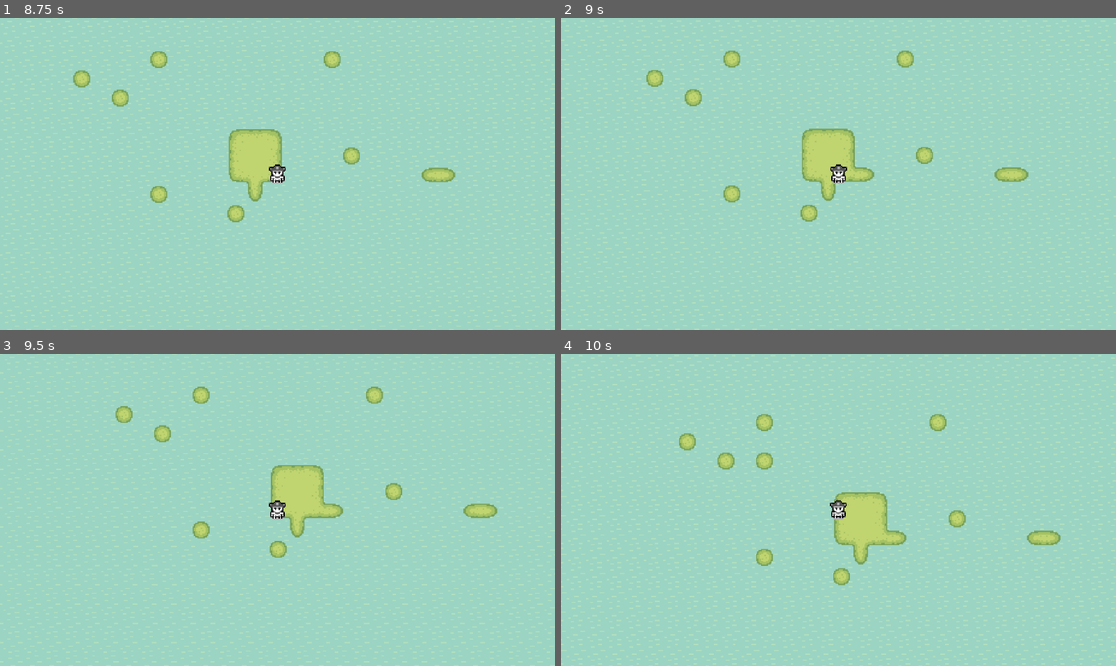
Above: before the commit, frames 1-4 (two rows, left to right).
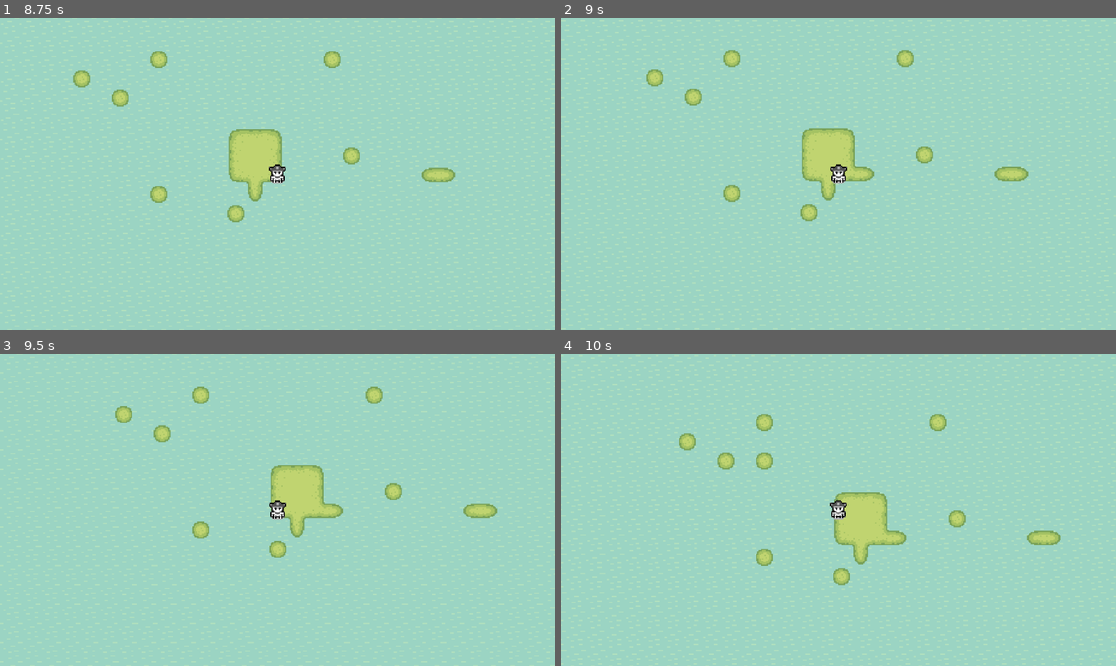
Above: after the commit, the same moments.

Repository: Kirpyu/Catsaway
Game: Godot game, scene res://GameScene/test_scene.tscn
The game is run twice, just before and just after one commit, with the same random seed, the same clock (stepped at 60 frames per second) and the same inputs. The project has no main scene, so this scene is started directly.
Inputs (mouse positions are in pixels of both pictures, inside the frame that each line leads up to):
- Up to frame 1 (8.75 s): tap Enter at 0.5, 2, 3.5 s; move the mouse to (249, 236) at 0.52 s; hold W (up) 0.53-2.03 s; click (249, 236) at 0.6 s; tap Space at 1.25, 2.75, 6.5 s; move the mouse to (444, 220) at 1.27 s; click (444, 220) at 1.35 s; move the mouse to (111, 127) at 2.02 s; hold A (left) 2.03-3.53 s; click (111, 127) at 2.1 s; move the mouse to (305, 174) at 2.77 s; click (305, 174) at 2.85 s; move the mouse to (194, 96) at 3.52 s; hold S (down) 3.53-4.28 s; click (194, 96) at 3.6 s; move the mouse to (399, 158) at 4.27 s; hold D (right) 4.28-5.03 s; click (399, 158) at 4.35 s; move the mouse to (166, 189) at 5.02 s; hold W (up) 5.03-5.78 s; click (166, 189) at 5.1 s; move the mouse to (333, 105) at 5.77 s; hold D (right) 5.78-8.03 s; click (333, 105) at 5.85 s; move the mouse to (249, 236) at 6.52 s; click (249, 236) at 6.6 s; move the mouse to (444, 220) at 7.27 s; click (444, 220) at 7.35 s; move the mouse to (111, 127) at 8.02 s; hold S (down) from 8.03 s (still down); click (111, 127) at 8.1 s
- Up to frame 2 (9 s): move the mouse to (866, 174) at 8.77 s; release S (down) at 8.78 s; hold A (left) from 8.78 s (still down); click (866, 174) at 8.85 s
- Up to frame 3 (9.5 s): keep holding A (left)
- Up to frame 4 (10 s): move the mouse to (755, 432) at 9.52 s; release A (left) at 9.53 s; hold W (up) from 9.53 s (still down); click (755, 432) at 9.6 s

Frame 1 is identical in both runs. In frame 2, 0.3% of the frame differs, in the area x 15-85%, y 10-66%; in frame 3, 0.2%; in frame 4, nothing differs.

Commit message:
added shapes

Diff:
--- a/catsaway/GameScene/my_goated_furry_artist.tscn
+++ /dev/null
@@ -1,3 +0,0 @@
-[gd_scene format=3 uid="uid://fq8b2mbjlom0"]
-
-[node name="MyGoatedFurryArtist" type="Node2D"]
--- a/catsaway/GameScene/test_scene.tscn
+++ b/catsaway/GameScene/test_scene.tscn
@@ -51,11 +51,15 @@
 4:0/0 = 0
 4:0/0/terrain_set = 0
 4:0/0/terrain = 0
+4:0/0/physics_layer_0/polygon_0/points = PackedVector2Array(-8, -8, -8, 8, -6, 8, -6, -6, 8, -6, 8, -8)
+4:0/0/physics_layer_0/polygon_1/points = PackedVector2Array(6, 6, 6, 8, 8, 8, 8, 6)
 4:0/0/terrains_peering_bit/right_side = 0
 4:0/0/terrains_peering_bit/bottom_side = 0
 5:0/0 = 0
 5:0/0/terrain_set = 0
 5:0/0/terrain = 0
+5:0/0/physics_layer_0/polygon_0/points = PackedVector2Array(-8, -8, -8, -6, 8, -6, 8, -8)
+5:0/0/physics_layer_0/polygon_1/points = PackedVector2Array(6, 6, 6, 8, 8, 8, 8, 6)
 5:0/0/terrains_peering_bit/right_side = 0
 5:0/0/terrains_peering_bit/bottom_side = 0
 5:0/0/terrains_peering_bit/bottom_left_corner = 0
@@ -63,6 +67,8 @@
 6:0/0 = 0
 6:0/0/terrain_set = 0
 6:0/0/terrain = 0
+6:0/0/physics_layer_0/polygon_0/points = PackedVector2Array(-8, -8, -8, -6, 8, -6, 8, -8)
+6:0/0/physics_layer_0/polygon_1/points = PackedVector2Array(-8, 6, -8, 8, -6, 8, -6, 6)
 6:0/0/terrains_peering_bit/right_side = 0
 6:0/0/terrains_peering_bit/bottom_right_corner = 0
 6:0/0/terrains_peering_bit/bottom_side = 0
@@ -70,17 +76,23 @@
 7:0/0 = 0
 7:0/0/terrain_set = 0
 7:0/0/terrain = 0
+7:0/0/physics_layer_0/polygon_0/points = PackedVector2Array(-8, -8, -8, -6, 6, -6, 6, 8, 8, 8, 8, -8)
 7:0/0/terrains_peering_bit/bottom_side = 0
 7:0/0/terrains_peering_bit/left_side = 0
 8:0/0 = 0
 8:0/0/terrain_set = 0
 8:0/0/terrain = 0
+8:0/0/physics_layer_0/polygon_0/points = PackedVector2Array(-8, 6, -8, 8, -6, 8, -6, 6)
+8:0/0/physics_layer_0/polygon_1/points = PackedVector2Array(6, 6, 6, 8, 8, 8, 8, 6)
+8:0/0/physics_layer_0/polygon_2/points = PackedVector2Array(-8, -8, -8, -6, 8, -6, 8, -8)
 8:0/0/terrains_peering_bit/right_side = 0
 8:0/0/terrains_peering_bit/bottom_side = 0
 8:0/0/terrains_peering_bit/left_side = 0
 9:0/0 = 0
 9:0/0/terrain_set = 0
 9:0/0/terrain = 0
+9:0/0/physics_layer_0/polygon_0/points = PackedVector2Array(-8, -8, -8, -6, -6, -6, -6, -8)
+9:0/0/physics_layer_0/polygon_1/points = PackedVector2Array(6, 6, 6, 8, 8, 8, 8, 6, 7, 6)
 9:0/0/terrains_peering_bit/right_side = 0
 9:0/0/terrains_peering_bit/bottom_side = 0
 9:0/0/terrains_peering_bit/bottom_left_corner = 0
@@ -126,6 +138,8 @@
 4:1/0 = 0
 4:1/0/terrain_set = 0
 4:1/0/terrain = 0
+4:1/0/physics_layer_0/polygon_0/points = PackedVector2Array(-8, -8, -8, 8, -6, 8, -6, -8)
+4:1/0/physics_layer_0/polygon_1/points = PackedVector2Array(6, 6, 6, 8, 8, 8, 8, 6)
 4:1/0/terrains_peering_bit/right_side = 0
 4:1/0/terrains_peering_bit/bottom_side = 0
 4:1/0/terrains_peering_bit/top_side = 0
@@ -133,6 +147,7 @@
 5:1/0 = 0
 5:1/0/terrain_set = 0
 5:1/0/terrain = 0
+5:1/0/physics_layer_0/polygon_0/points = PackedVector2Array(6, 6, 6, 8, 8, 8, 8, 6)
 5:1/0/terrains_peering_bit/right_side = 0
 5:1/0/terrains_peering_bit/bottom_side = 0
 5:1/0/terrains_peering_bit/bottom_left_corner = 0
@@ -143,6 +158,7 @@
 6:1/0 = 0
 6:1/0/terrain_set = 0
 6:1/0/terrain = 0
+6:1/0/physics_layer_0/polygon_0/points = PackedVector2Array(-8, 6, -8, 8, -6, 8, -6, 6)
 6:1/0/terrains_peering_bit/right_side = 0
 6:1/0/terrains_peering_bit/bottom_right_corner = 0
 6:1/0/terrains_peering_bit/bottom_side = 0
@@ -153,6 +169,7 @@
 7:1/0 = 0
 7:1/0/terrain_set = 0
 7:1/0/terrain = 0
+7:1/0/physics_layer_0/polygon_0/points = PackedVector2Array(6, -8, 6, 8, 8, 8, 8, -8)
 7:1/0/terrains_peering_bit/bottom_side = 0
 7:1/0/terrains_peering_bit/left_side = 0
 7:1/0/terrains_peering_bit/top_left_corner = 0
@@ -160,6 +177,8 @@
 8:1/0 = 0
 8:1/0/terrain_set = 0
 8:1/0/terrain = 0
+8:1/0/physics_layer_0/polygon_0/points = PackedVector2Array(-8, 6, -8, 8, -6, 8, -6, 6)
+8:1/0/physics_layer_0/polygon_1/points = PackedVector2Array(6, 6, 6, 8, 8, 8, 8, 6)
 8:1/0/terrains_peering_bit/right_side = 0
 8:1/0/terrains_peering_bit/bottom_side = 0
 8:1/0/terrains_peering_bit/left_side = 0
@@ -169,6 +188,8 @@
 9:1/0 = 0
 9:1/0/terrain_set = 0
 9:1/0/terrain = 0
+9:1/0/physics_layer_0/polygon_0/points = PackedVector2Array(6, -8, 6, -6, 8, -6, 8, -8)
+9:1/0/physics_layer_0/polygon_1/points = PackedVector2Array(-8, 6, -8, 8, -6, 8, -6, 6)
 9:1/0/terrains_peering_bit/right_side = 0
 9:1/0/terrains_peering_bit/bottom_right_corner = 0
 9:1/0/terrains_peering_bit/bottom_side = 0
@@ -206,6 +227,8 @@
 4:2/0 = 0
 4:2/0/terrain_set = 0
 4:2/0/terrain = 0
+4:2/0/physics_layer_0/polygon_0/points = PackedVector2Array(-8, -8, -8, 8, -6, 8, -6, -8)
+4:2/0/physics_layer_0/polygon_1/points = PackedVector2Array(6, -8, 6, -6, 8, -6, 8, -8)
 4:2/0/terrains_peering_bit/right_side = 0
 4:2/0/terrains_peering_bit/bottom_right_corner = 0
 4:2/0/terrains_peering_bit/bottom_side = 0
@@ -213,6 +236,7 @@
 5:2/0 = 0
 5:2/0/terrain_set = 0
 5:2/0/terrain = 0
+5:2/0/physics_layer_0/polygon_0/points = PackedVector2Array(6, -8, 6, -7, 6, -6, 8, -6, 8, -8)
 5:2/0/terrains_peering_bit/right_side = 0
 5:2/0/terrains_peering_bit/bottom_right_corner = 0
 5:2/0/terrains_peering_bit/bottom_side = 0
@@ -223,6 +247,7 @@
 6:2/0 = 0
 6:2/0/terrain_set = 0
 6:2/0/terrain = 0
+6:2/0/physics_layer_0/polygon_0/points = PackedVector2Array(-8, -8, -8, -6, -6, -6, -6, -8)
 6:2/0/terrains_peering_bit/right_side = 0
 6:2/0/terrains_peering_bit/bottom_right_corner = 0
 6:2/0/terrains_peering_bit/bottom_side = 0
@@ -233,6 +258,7 @@
 7:2/0 = 0
 7:2/0/terrain_set = 0
 7:2/0/terrain = 0
+7:2/0/physics_layer_0/polygon_0/points = PackedVector2Array(6, -8, 6, 8, 8, 8, 8, -8)
 7:2/0/terrains_peering_bit/bottom_side = 0
 7:2/0/terrains_peering_bit/bottom_left_corner = 0
 7:2/0/terrains_peering_bit/left_side = 0
@@ -240,6 +266,8 @@
 8:2/0 = 0
 8:2/0/terrain_set = 0
 8:2/0/terrain = 0
+8:2/0/physics_layer_0/polygon_0/points = PackedVector2Array(-8, -8, -8, -6, -6, -6, -6, -8)
+8:2/0/physics_layer_0/polygon_1/points = PackedVector2Array(6, -8, 6, -6, 8, -6, 8, -8)
 8:2/0/terrains_peering_bit/right_side = 0
 8:2/0/terrains_peering_bit/bottom_right_corner = 0
 8:2/0/terrains_peering_bit/bottom_side = 0
@@ -249,6 +277,9 @@
 9:2/0 = 0
 9:2/0/terrain_set = 0
 9:2/0/terrain = 0
+9:2/0/physics_layer_0/polygon_0/points = PackedVector2Array(-8, -8, -8, -6, -6, -6, -6, -8)
+9:2/0/physics_layer_0/polygon_1/points = PackedVector2Array(6, -8, 6, -6, 8, -6, 8, -8)
+9:2/0/physics_layer_0/polygon_2/points = PackedVector2Array(-8, 6, -8, 8, -6, 8, -6, 6)
 9:2/0/terrains_peering_bit/right_side = 0
 9:2/0/terrains_peering_bit/bottom_right_corner = 0
 9:2/0/terrains_peering_bit/bottom_side = 0
@@ -257,6 +288,9 @@
 10:2/0 = 0
 10:2/0/terrain_set = 0
 10:2/0/terrain = 0
+10:2/0/physics_layer_0/polygon_0/points = PackedVector2Array(-8, -8, -8, -6, -6, -6, -6, -8)
+10:2/0/physics_layer_0/polygon_1/points = PackedVector2Array(6, -8, 6, -6, 8, -6, 8, -8)
+10:2/0/physics_layer_0/polygon_2/points = PackedVector2Array(6, 6, 6, 8, 8, 8, 8, 6)
 10:2/0/terrains_peering_bit/right_side = 0
 10:2/0/terrains_peering_bit/bottom_side = 0
 10:2/0/terrains_peering_bit/bottom_left_corner = 0
@@ -277,7 +311,7 @@
 2:3/0 = 0
 2:3/0/terrain_set = 0
 2:3/0/terrain = 0
-2:3/0/physics_layer_0/polygon_0/points = PackedVector2Array(-8, -6, -8, -8, 8, -8, 8, 8, -8, 8, -8, 6.3125, 5.375, 5.4375, 5.5, -4.875)
+2:3/0/physics_layer_0/polygon_0/points = PackedVector2Array(-8, -8, 8, -8, 8, 8, -8, 8, -8, 6, 6, 6, 6, -6, -8, -6)
 2:3/0/terrains_peering_bit/left_side = 0
 3:3/0 = 0
 3:3/0/terrain_set = 0
@@ -287,11 +321,15 @@
 4:3/0 = 0
 4:3/0/terrain_set = 0
 4:3/0/terrain = 0
+4:3/0/physics_layer_0/polygon_0/points = PackedVector2Array(-8, -8, -8, 8, 8, 8, 8, 6, -6, 6, -6, -8)
+4:3/0/physics_layer_0/polygon_1/points = PackedVector2Array(6, -8, 6, -6, 8, -6, 8, -8)
 4:3/0/terrains_peering_bit/right_side = 0
 4:3/0/terrains_peering_bit/top_side = 0
 5:3/0 = 0
 5:3/0/terrain_set = 0
 5:3/0/terrain = 0
+5:3/0/physics_layer_0/polygon_0/points = PackedVector2Array(-8, 6, -8, 8, 8, 8, 8, 6)
+5:3/0/physics_layer_0/polygon_1/points = PackedVector2Array(6, -8, 6, -6, 8, -6, 8, -8)
 5:3/0/terrains_peering_bit/right_side = 0
 5:3/0/terrains_peering_bit/left_side = 0
 5:3/0/terrains_peering_bit/top_left_corner = 0
@@ -299,6 +337,8 @@
 6:3/0 = 0
 6:3/0/terrain_set = 0
 6:3/0/terrain = 0
+6:3/0/physics_layer_0/polygon_0/points = PackedVector2Array(-8, 6, -8, 8, 8, 8, 8, 6)
+6:3/0/physics_layer_0/polygon_1/points = PackedVector2Array(-8, -8, -8, -6, -6, -6, -6, -8)
 6:3/0/terrains_peering_bit/right_side = 0
 6:3/0/terrains_peering_bit/left_side = 0
 6:3/0/terrains_peering_bit/top_side = 0
@@ -306,17 +346,24 @@
 7:3/0 = 0
 7:3/0/terrain_set = 0
 7:3/0/terrain = 0
+7:3/0/physics_layer_0/polygon_0/points = PackedVector2Array(-8, 8, 8, 8, 8, -8, 6, -8, 6, 6, -8, 6)
 7:3/0/terrains_peering_bit/left_side = 0
 7:3/0/terrains_peering_bit/top_side = 0
 8:3/0 = 0
 8:3/0/terrain_set = 0
 8:3/0/terrain = 0
+8:3/0/physics_layer_0/polygon_0/points = PackedVector2Array(-8, -8, -8, -6, -6, -6, -6, -8)
+8:3/0/physics_layer_0/polygon_1/points = PackedVector2Array(6, -8, 6, -6, 8, -6, 8, -8)
+8:3/0/physics_layer_0/polygon_2/points = PackedVector2Array(-8, 6, -8, 8, 8, 8, 8, 6)
 8:3/0/terrains_peering_bit/right_side = 0
 8:3/0/terrains_peering_bit/left_side = 0
 8:3/0/terrains_peering_bit/top_side = 0
 9:3/0 = 0
 9:3/0/terrain_set = 0
 9:3/0/terrain = 0
+9:3/0/physics_layer_0/polygon_0/points = PackedVector2Array(-8, -8, -8, -6, -6, -6, -6, -8)
+9:3/0/physics_layer_0/polygon_1/points = PackedVector2Array(-8, 6, -8, 8, -6, 8, -6, 6)
+9:3/0/physics_layer_0/polygon_2/points = PackedVector2Array(6, 6, 6, 8, 8, 8, 8, 6)
 9:3/0/terrains_peering_bit/right_side = 0
 9:3/0/terrains_peering_bit/bottom_side = 0
 9:3/0/terrains_peering_bit/left_side = 0
@@ -325,24 +372,42 @@
 10:3/0 = 0
 10:3/0/terrain_set = 0
 10:3/0/terrain = 0
+10:3/0/physics_layer_0/polygon_0/points = PackedVector2Array(-8, 6, -8, 8, -6, 8, -6, 6)
+10:3/0/physics_layer_0/polygon_1/points = PackedVector2Array(6, -8, 6, -6, 8, -6, 8, -8)
+10:3/0/physics_layer_0/polygon_2/points = PackedVector2Array(6, 6, 6, 8, 8, 8, 8, 6)
 10:3/0/terrains_peering_bit/right_side = 0
 10:3/0/terrains_peering_bit/bottom_side = 0
 10:3/0/terrains_peering_bit/left_side = 0
 10:3/0/terrains_peering_bit/top_left_corner = 0
 10:3/0/terrains_peering_bit/top_side = 0
 0:4/0 = 0
+0:4/0/physics_layer_0/polygon_0/points = PackedVector2Array(-8, -8, -8, 8, -6, 8, -6, -8)
+0:4/0/physics_layer_0/polygon_1/points = PackedVector2Array(6, -8, 6, 8, 8, 8, 8, -8)
 1:4/0 = 0
+1:4/0/physics_layer_0/polygon_0/points = PackedVector2Array(-8, -8, 8, -8, 8, -6, -8, -6)
+1:4/0/physics_layer_0/polygon_1/points = PackedVector2Array(-8, 6, -8, 8, 8, 8, 8, 6)
 2:4/0 = 0
+2:4/0/physics_layer_0/polygon_0/points = PackedVector2Array(-8, -8, -8, 8, -6, 8, -6, -8)
+2:4/0/physics_layer_0/polygon_1/points = PackedVector2Array(-6, 8, 8, 8, 8, 6, -6, 6)
+2:4/0/physics_layer_0/polygon_2/points = PackedVector2Array(6, 6, 8, 6, 8, -8, 6, -8)
+2:4/0/physics_layer_0/polygon_3/points = PackedVector2Array(-6, -8, 6, -8, 6, -6, -6, -6)
 3:4/0 = 0
+3:4/0/physics_layer_0/polygon_0/points = PackedVector2Array(-8, -8, -8, 8, -6, 8, -6, -8)
+3:4/0/physics_layer_0/polygon_1/points = PackedVector2Array(-6, -8, 8, -8, 8, -6, -6, -6)
+3:4/0/physics_layer_0/polygon_2/points = PackedVector2Array(8, -6, 8, 8, 6, 8, 6, -6)
+3:4/0/physics_layer_0/polygon_3/points = PackedVector2Array(-6, 8, 6, 8, 6, 6, -6, 6)
 4:4/0 = 0
 4:4/0/terrain_set = 0
 4:4/0/terrain = 0
+4:4/0/physics_layer_0/polygon_0/points = PackedVector2Array(-8, -8, -8, 8, -6, 8, -6, -8)
 4:4/0/terrains_peering_bit/right_side = 0
 4:4/0/terrains_peering_bit/bottom_side = 0
 4:4/0/terrains_peering_bit/top_side = 0
 5:4/0 = 0
 5:4/0/terrain_set = 0
 5:4/0/terrain = 0
+5:4/0/physics_layer_0/polygon_0/points = PackedVector2Array(6, -8, 6, -6, 8, -6, 8, -8)
+5:4/0/physics_layer_0/polygon_1/points = PackedVector2Array(6, 6, 6, 8, 8, 8, 8, 6)
 5:4/0/terrains_peering_bit/right_side = 0
 5:4/0/terrains_peering_bit/bottom_side = 0
 5:4/0/terrains_peering_bit/bottom_left_corner = 0
@@ -352,6 +417,8 @@
 6:4/0 = 0
 6:4/0/terrain_set = 0
 6:4/0/terrain = 0
+6:4/0/physics_layer_0/polygon_0/points = PackedVector2Array(-8, -8, -8, -6, -6, -6, -6, -8)
+6:4/0/physics_layer_0/polygon_1/points = PackedVector2Array(-8, 6, -8, 8, -6, 8, -6, 6)
 6:4/0/terrains_peering_bit/right_side = 0
 6:4/0/terrains_peering_bit/bottom_right_corner = 0
 6:4/0/terrains_peering_bit/bottom_side = 0
@@ -361,17 +428,28 @@
 7:4/0 = 0
 7:4/0/terrain_set = 0
 7:4/0/terrain = 0
+7:4/0/physics_layer_0/polygon_0/points = PackedVector2Array(6, -8, 6, 8, 8, 8, 8, -8)
+7:4/0/physics_layer_0/polygon_1/points = PackedVector2Array(-8, -8, -8, -7, -8, -6, -6, -6, -6, -8)
+7:4/0/physics_layer_0/polygon_2/points = PackedVector2Array(-8, 6, -8, 8, -6, 8, -6, 6)
 7:4/0/terrains_peering_bit/bottom_side = 0
 7:4/0/terrains_peering_bit/left_side = 0
 7:4/0/terrains_peering_bit/top_side = 0
 8:4/0 = 0
 8:4/0/terrain_set = 0
 8:4/0/terrain = 0
+8:4/0/physics_layer_0/polygon_0/points = PackedVector2Array(-8, -8, -8, -6, -6, -6, -6, -8)
+8:4/0/physics_layer_0/polygon_1/points = PackedVector2Array(6, -8, 6, -6, 8, -6, 8, -8)
+8:4/0/physics_layer_0/polygon_2/points = PackedVector2Array(-8, 6, -8, 8, -6, 8, -6, 6)
+8:4/0/physics_layer_0/polygon_3/points = PackedVector2Array(6, 6, 6, 8, 8, 8, 8, 6)
 8:4/0/terrains_peering_bit/right_side = 0
 8:4/0/terrains_peering_bit/bottom_side = 0
 8:4/0/terrains_peering_bit/left_side = 0
 8:4/0/terrains_peering_bit/top_side = 0
 9:4/0 = 0
+9:4/0/physics_layer_0/polygon_0/points = PackedVector2Array(-8, -8, -8, -6, -6, -6, -6, -8)
+9:4/0/physics_layer_0/polygon_1/points = PackedVector2Array(6, -8, 6, -6, 8, -6, 8, -8)
+9:4/0/physics_layer_0/polygon_2/points = PackedVector2Array(-8, 6, -8, 8, -6, 8, -6, 6)
+9:4/0/physics_layer_0/polygon_3/points = PackedVector2Array(6, 6, 6, 8, 8, 8, 8, 6)
 0:5/0 = 0
 1:5/0 = 0
 2:5/0 = 0
